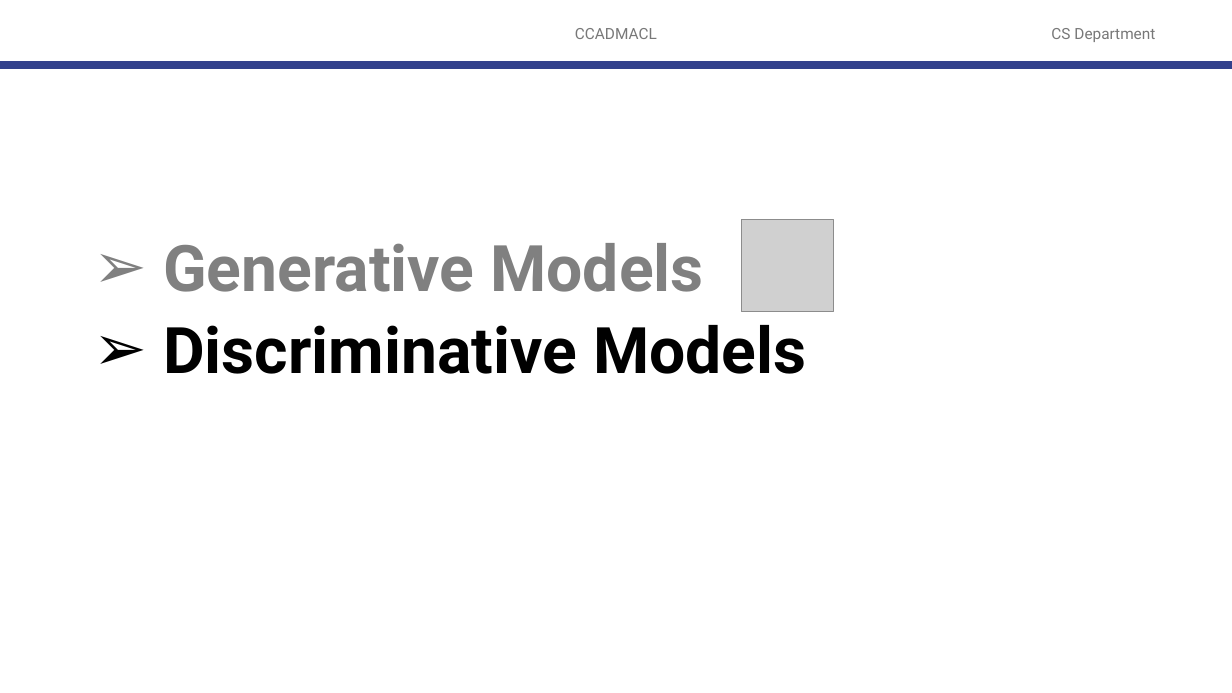
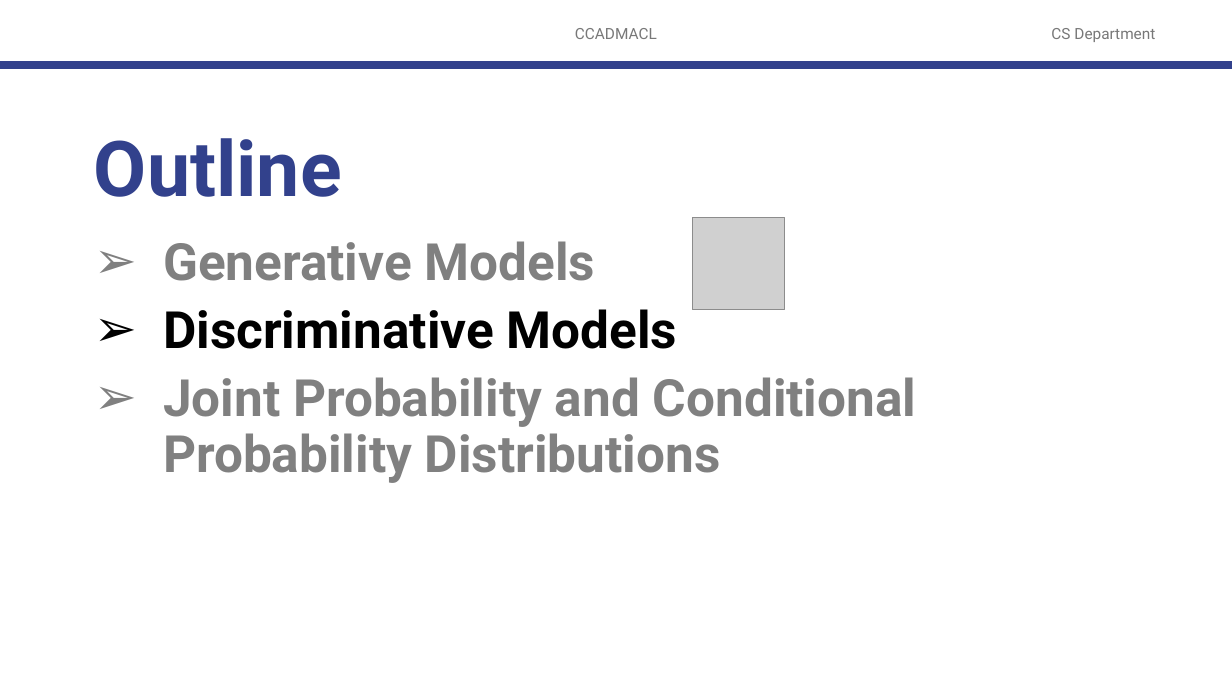
Before and after one commit to robitussin/CCADMACL, a slide deck: slide 6 of 1 - Generative vs Discriminative Models/Generative vs Discriminatve Models.pptx (slide 7 before the commit). Drawn at 1232x693 pixels with LibreOffice and Linux fonts; fonts in the diff are those of the drawing; grey boxes stand for pictures; background and template pictures are left out. Boxes give left, top, right and bottom in pixels: in the first picture for what was removed or moved away, otherwise in the second. Text is boxed around its words. In the diff, an @@ line names an element or a change of style, - is before the commit and + after.

```diff
--- a/1 - Generative vs Discriminative Models/Generative vs Discriminatve Models.pptx
+++ b/1 - Generative vs Discriminative Models/Generative vs Discriminatve Models.pptx
@@ text added at bbox=[94, 138, 342, 197], 60 pt, text #32418C, bold @@
+Outline
@@ picture: place and size @@
-picture at bbox=[741, 219, 834, 311]
+picture at bbox=[692, 217, 785, 310]
@@ text at bbox=[163, 241, 678, 349]: size 50 to 40 pt in "Generative Models", "Discriminative Models" @@
@@ text at bbox=[163, 377, 917, 483]: paragraph added @@
+➢ Joint Probability and Conditional Probability Distributions
```
Also in this commit, not shown: 9 other slides changed, 6 slides added, 3 slides removed.
